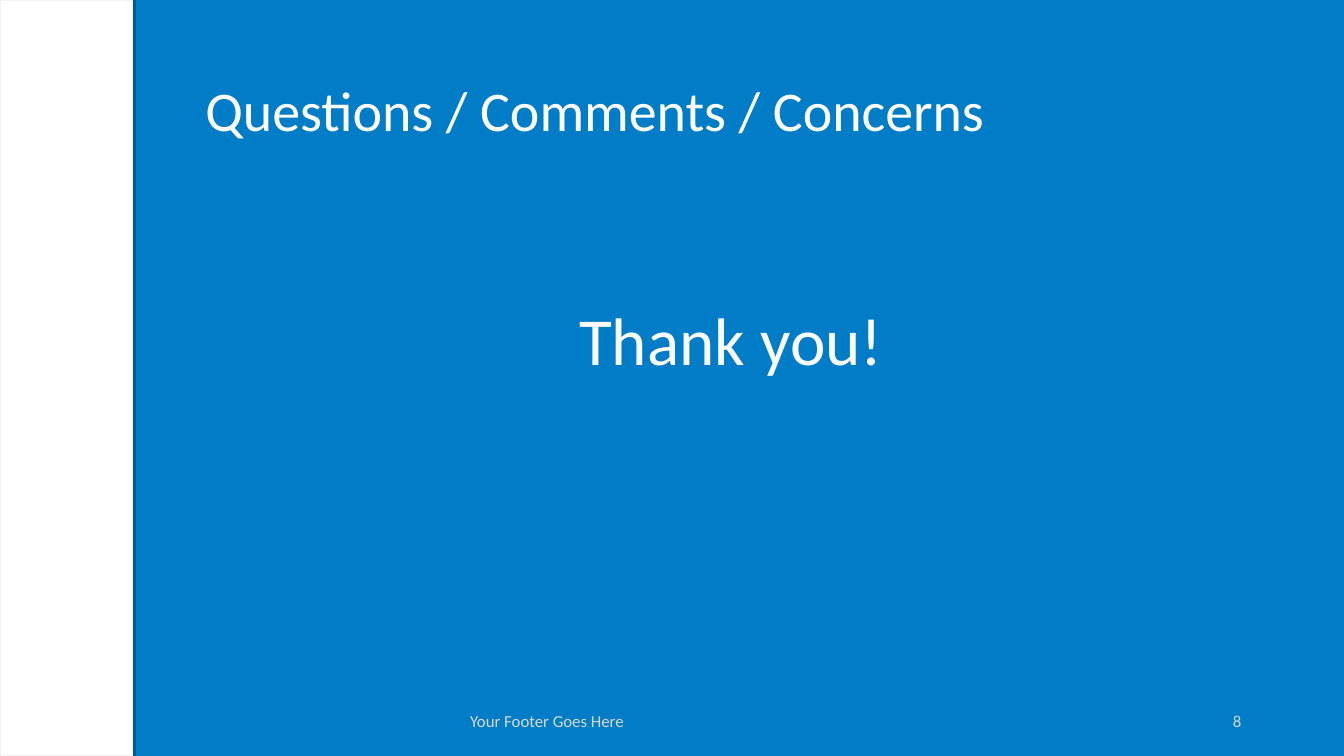
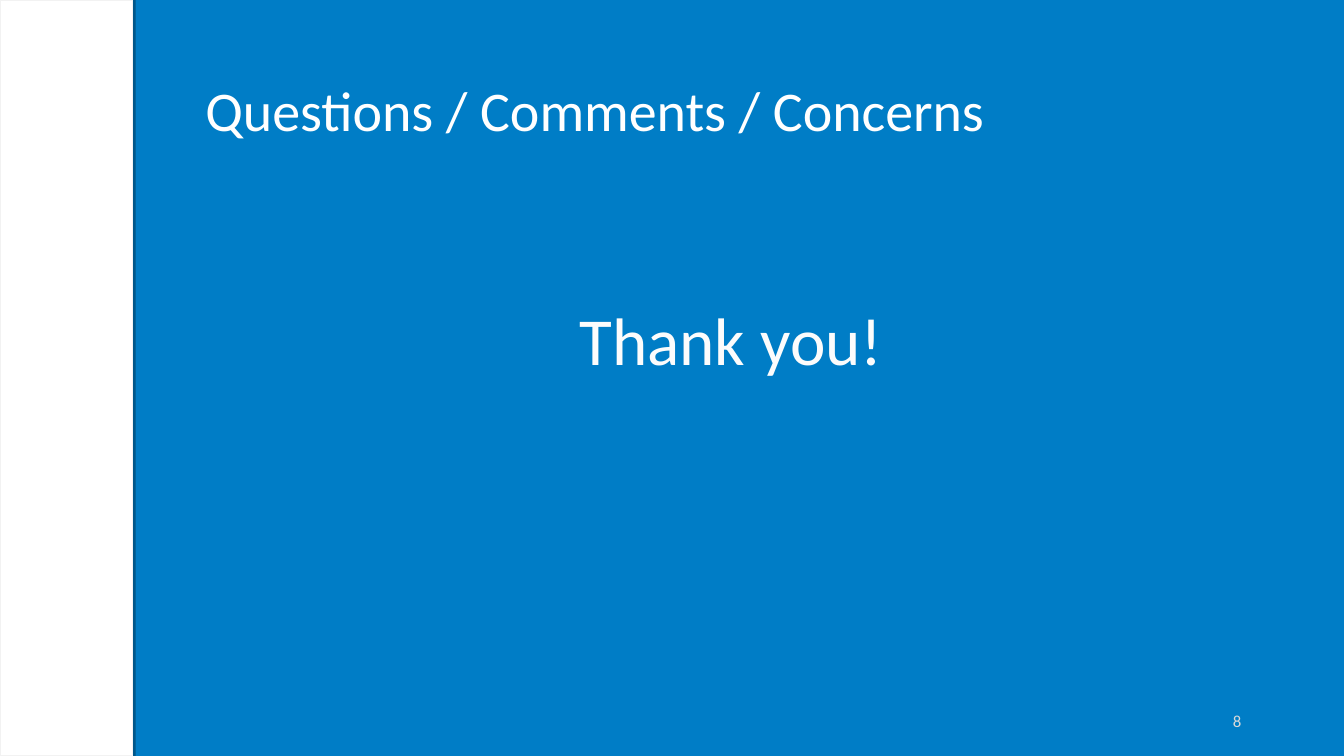
Before and after one commit to dan4linux/dronelivery, a slide deck: slide 8 of Dronelivery.ppt. Drawn at 1344x756 pixels with LibreOffice and Linux fonts; fonts in the diff are those of the drawing; background and template pictures are left out. Boxes give left, top, right and bottom in pixels: in the first picture for what was removed or moved away, otherwise in the second. Text is boxed around its words. In the diff, an @@ line names an element or a change of style, - is before the commit and + after.

Commit message:
updated ppt

```diff
--- a/Dronelivery.ppt
+++ b/Dronelivery.ppt
@@ text removed at (x1=470, y1=716, x2=624, y2=727) @@
-Your Footer Goes Here
```
Also in this commit, not shown: 6 other slides changed.
